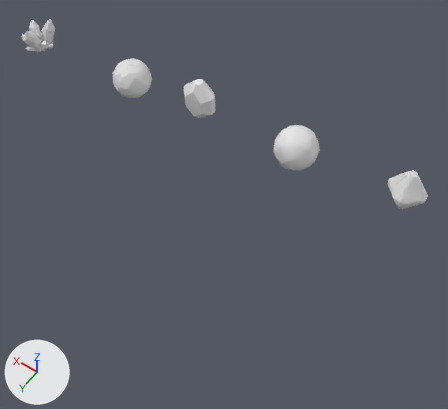
An edit to the FBX model Singularity-Game/Assets/Assets_Probs/Crystals/ProbAssets2.fbx, drawn before and after from the same camera.
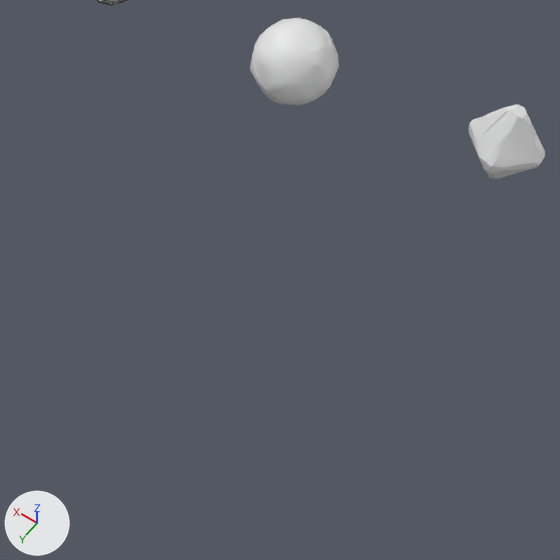
Old and new are each drawn whole from a 50 mm camera at (-3.22, 17.15, 21.45) aimed at (6.48, 3.57, 0.1) and again close up on the part from 32% to 97% of the width and 28% to 100% of the height. The axes (+X, +Y, +Z) are drawn at lower left. The lights are the same throughout. The close-ups show mesh edges as thin lines. Where no turn or scale is listed for an object, it has been applied to the vertices.

Names of what the first close-up shows: 'CrystalBlackholeSkill', 'CrystalShiftSkill.Shattered_cell.001', 'CrystalShiftSkill.Shattered_cell.005', 'CrystalShiftSkill.Shattered_cell.012', 'CrystalShiftSkill.Shattered_cell.017'.
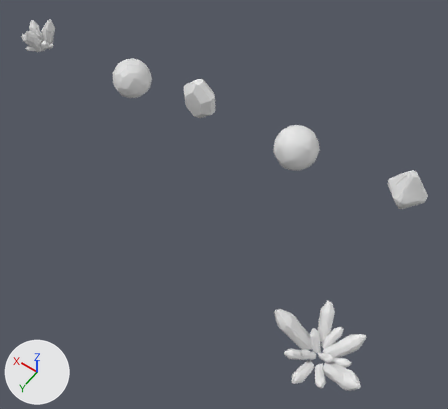
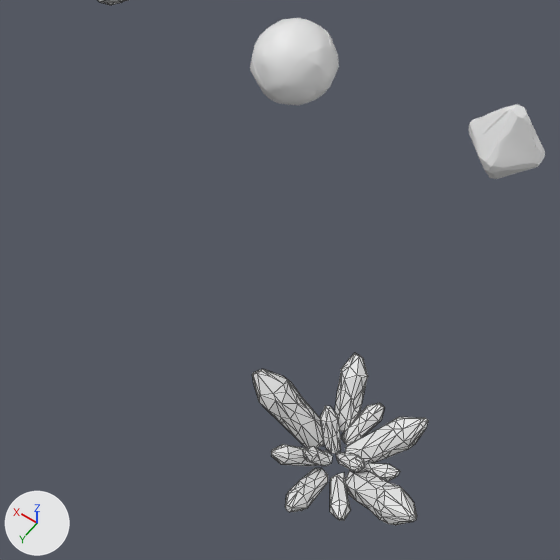
The newer file is also turned or shifted as a whole; pictures and numbers use the older file's frame.

The edits, one by one:
Mesh me_cylinder_006 is new.
It has 536 vertices, 1044 faces and spans x -2.27..1.68, y -1.43..1.86, z -1.1..0.55.
Object 'BlackHoleContainer' (ob_blackholecontainer) is new; it shows me_cylinder_006.
Its location is (-0.01, 6.92, 0.64).

Location of each change, (x1, y1, x2, y2) in pixels of the close-ups (560 x 560 px):
'BlackHoleContainer', added
    after: (252, 353, 428, 525)
